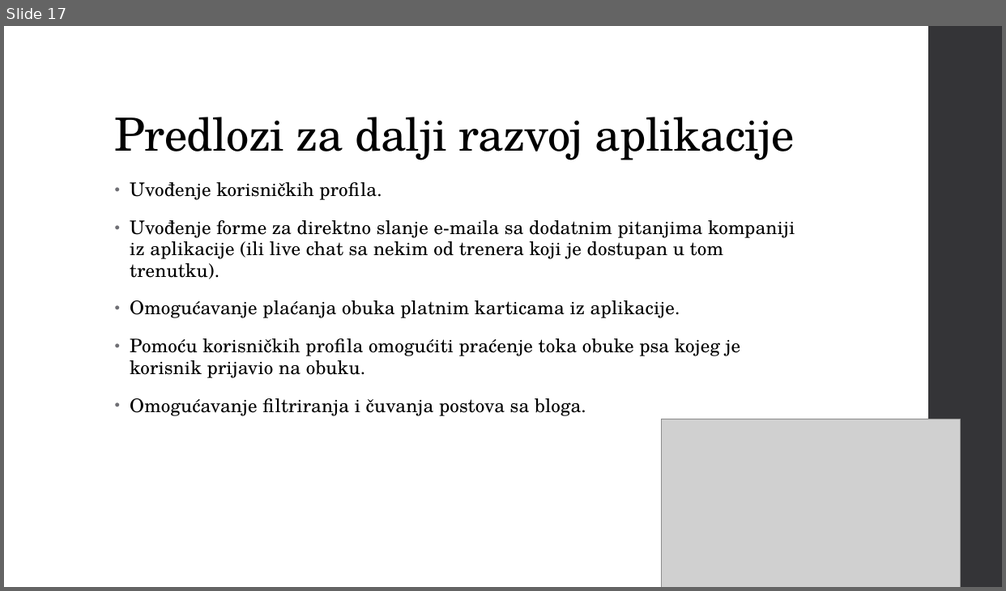
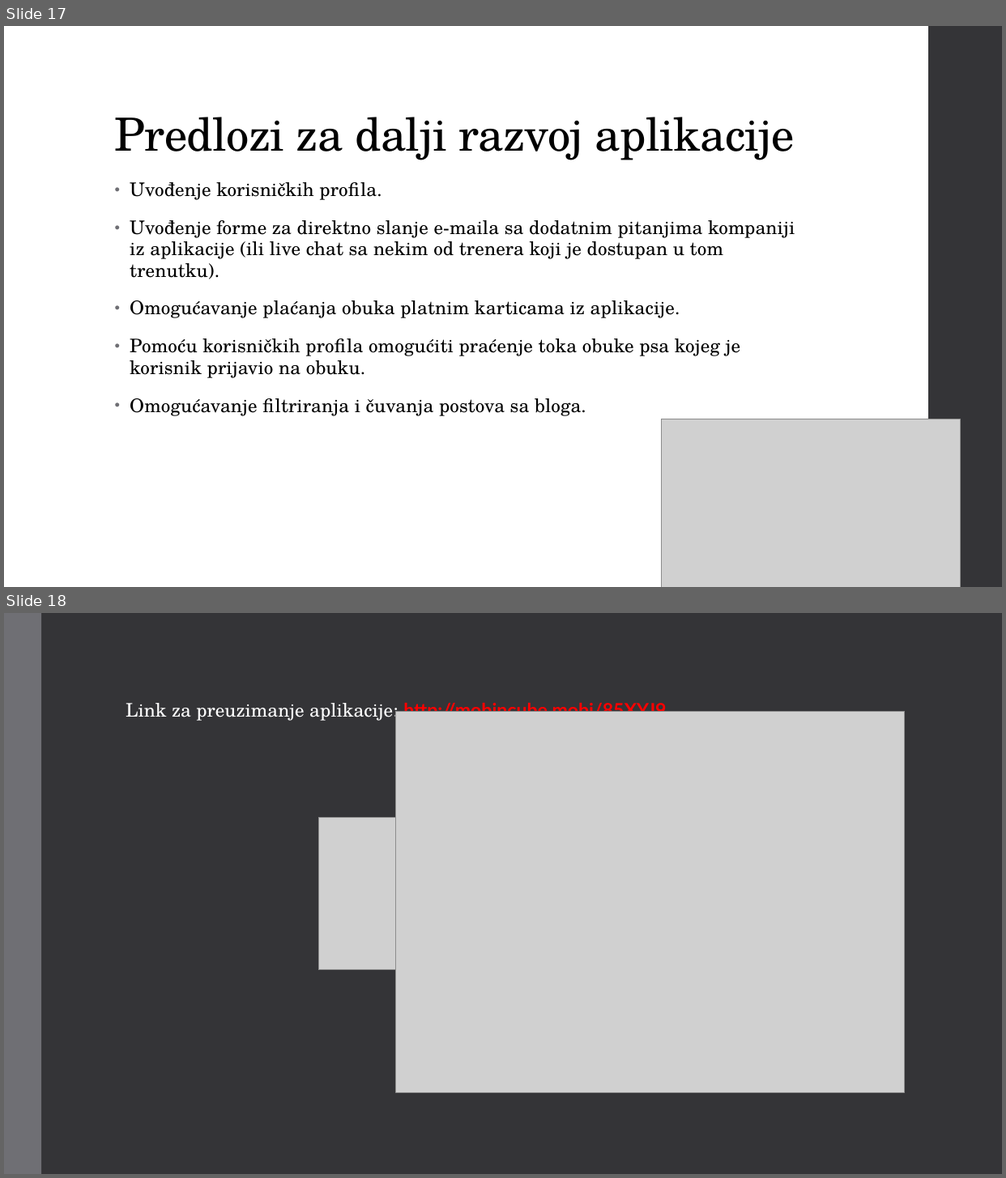
Before and after one commit to JStankovicc/RAF, a slide deck: PRS/PRS KOLOKVIJUM 2/DOG CO.pptx. Shown one above the other, each under a label of ours: slide 17 before the commit, slides 17 and 18 after it. The pictures are 1006x591 and 1006x1178 pixels, drawn with LibreOffice and Linux fonts; fonts in the diff are those of the drawing; grey boxes stand for pictures. Boxes give left, top, right and bottom in pixels: in the first picture for what was removed or moved away, otherwise in the second. Text is boxed around its words. In the diff, an @@ line names an element or a change of style, - is before the commit and + after.

```diff
--- a/PRS/PRS KOLOKVIJUM 2/DOG CO.pptx
+++ b/PRS/PRS KOLOKVIJUM 2/DOG CO.pptx
@@ slide 18 added at <box>4,613,1002,1174</box>, background #353537 @@
@@ rectangle added at <box>4,613,41,1174</box>, fill #6F6F74 @@
@@ text added at <box>126,700,666,722</box>, 18 pt, text #FFFFFF @@
+Link za preuzimanje aplikacije: http://mobincube.mobi/85XYJ9
@@ picture added at <box>396,711,905,1093</box> @@
@@ picture added at <box>318,817,473,970</box> @@
```
Also in this commit, not shown: 1 slide removed, 20 other files.
